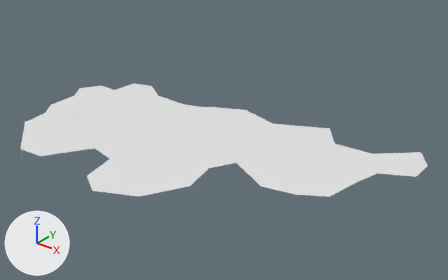
The OBJ model ProvinceMeshes/province_113.obj: old version first, new version second.
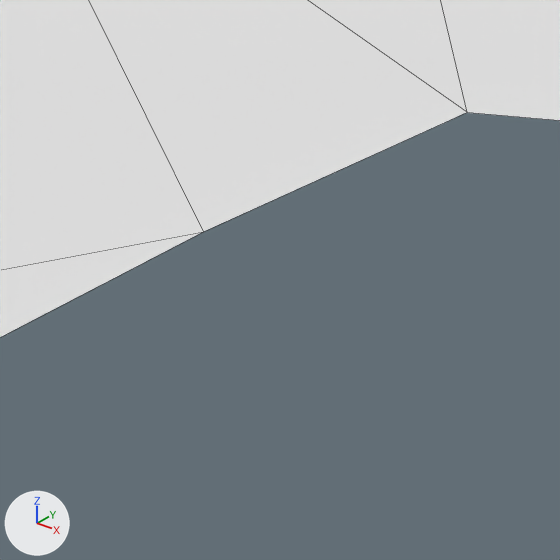
Each version is shown whole from a camera (50 mm lens) standing at (1.147, -1.621, 0.563) and looking at (0.433, -0.728, 0.009), then close up on the part from 75% to 86% of the width and 59% to 76% of the height. Every picture has the same lights, and +X, +Y and +Z are marked at lower left. The close-ups show mesh edges as thin lines. Where no turn or scale is listed for an object, it has been applied to the vertices.

The first close-up shows 'province_113'.
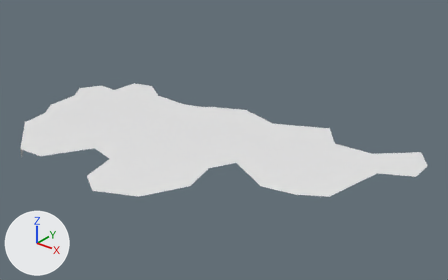
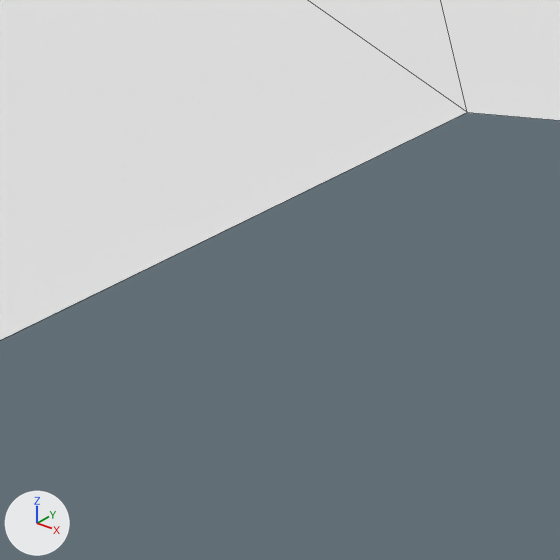
The newer file is also rescaled (x7.0) as a whole; pictures and numbers use the older file's frame.

Where the change shows, as pixel boxes (x1, y1, x2, y2) in the close-ups (560 x 560 px; the box of a moved part takes in the faces that stretch with it):
'province_113', reshaped
    before: (0, 0, 560, 337)
    after: (0, 0, 560, 340)
part 1 of me_province_113, moved or reshaped
    before: (0, 0, 463, 337)
    after: (0, 0, 463, 340)

What the commit changed:
me_province_113 has 43 vertices, 46 faces and spans x -0.035..0.8, y -1.027..-0.524, z -0.013..0.007.
me_province_113 is used by ob_province_113; location (0.0, 0.0, 0.0).
Verts and faces of me_province_113; kept vertices keep their numbers, new ones are numbered from 43.
Before the commit, vertices of me_province_113: 17 (0.662, -0.815, 0.007), 18 (0.712, -0.785, 0.007), 19 (0.724, -0.717, 0.007) at pixel (203, 231), 20 (0.738, -0.657, 0.007) at pixel (467, 112), 25 (0.615, -0.595, 0.007).
Part 1, on me_province_113:
Vertices deleted: 19 (with the faces that use them).
New faces: (17, 18, 25), (18, 20, 25).
